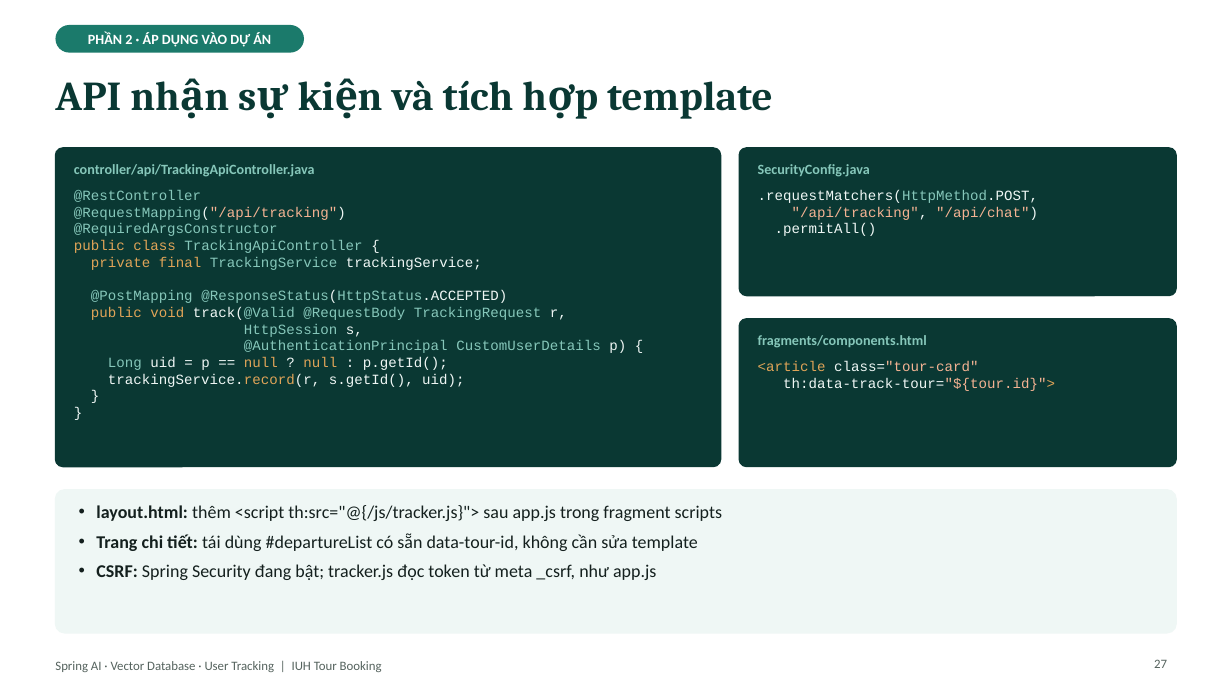
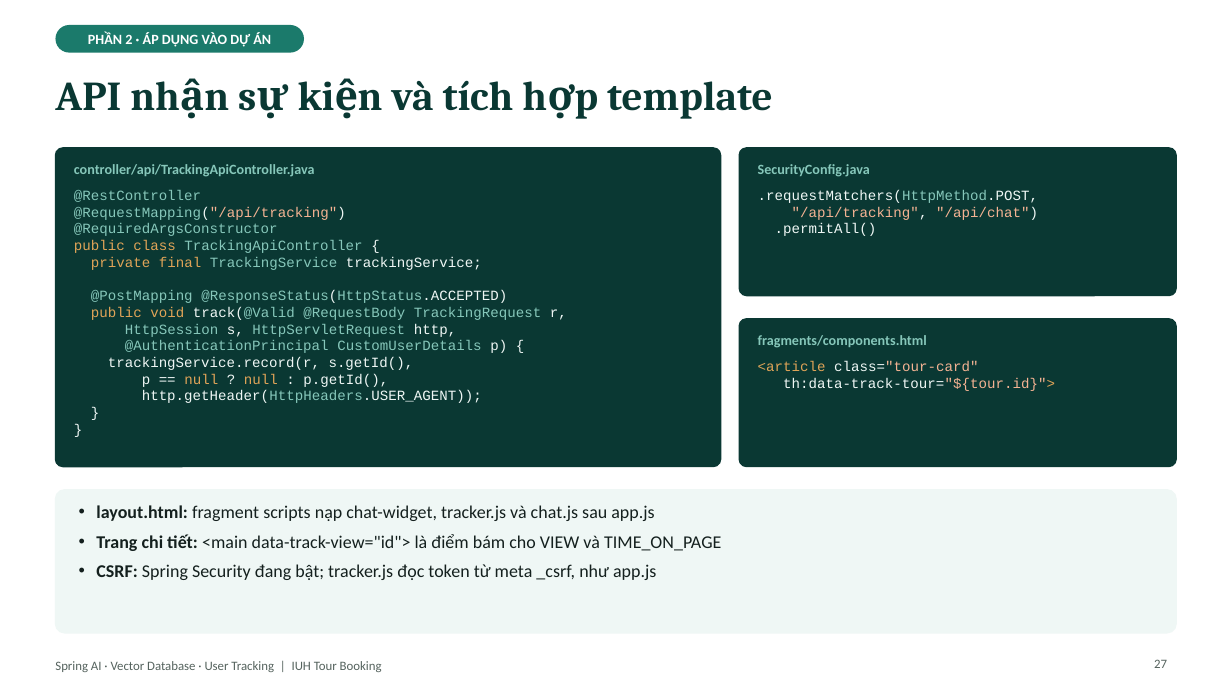
Before and after one commit to kanele05/project_www, a slide deck: slide 27 of docs/presentation/SpringAI_VectorDB_UserTracking.pptx. Drawn at 1232x693 pixels with LibreOffice and Linux fonts; fonts in the diff are those of the drawing. Boxes give left, top, right and bottom in pixels: in the first picture for what was removed or moved away, otherwise in the second. Text is boxed around its words. In the diff, an @@ line names an element or a change of style, - is before the commit and + after.

```diff
--- a/docs/presentation/SpringAI_VectorDB_UserTracking.pptx
+++ b/docs/presentation/SpringAI_VectorDB_UserTracking.pptx
@@ text at [125,323,456,337]: text changed @@
-HttpSession s,
+HttpSession s, HttpServletRequest http,
@@ text at [108,357,482,403]: text changed @@
-Long uid = p == null ? null : p.getId();
-trackingService.record(r, s.getId(), uid);
+trackingService.record(r, s.getId(),
+p == null ? null : p.getId(),
+http.getHeader(HttpHeaders.USER_AGENT));
@@ text at [96,505,721,551]: text changed @@
-• layout.html: thêm <script th:src="@{/js/tracker.js}"> sau app.js trong fragment scripts
-• Trang chi tiết: tái dùng #departureList có sẵn data-tour-id, không cần sửa template
+• layout.html: fragment scripts nạp chat-widget, tracker.js và chat.js sau app.js
+• Trang chi tiết: <main data-track-view="id"> là điểm bám cho VIEW và TIME_ON_PAGE
```
Also in this commit, not shown: 20 other slides changed, 3 other files.
